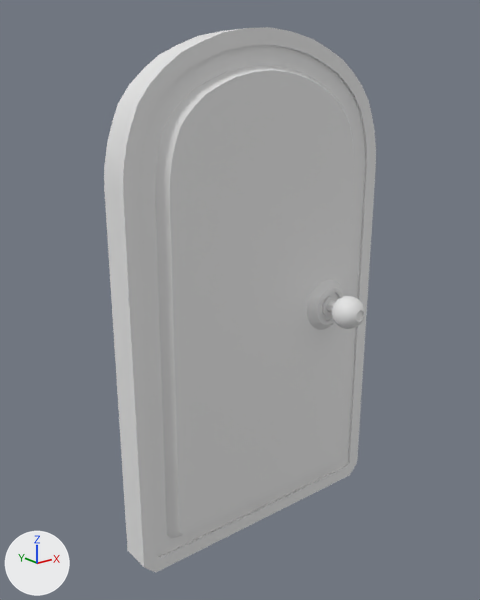
An edit to the FBX model Assets/Graphic/Tilemap 3D/Door_Interactable.fbx, drawn before and after from the same camera.
Camera for both pictures: a 50 mm camera at (-2.04, -1.63, 2.26) aimed at (-0.12, 0.77, 1.3). Lighting does not change. The marker at lower left points along +X, +Y and +Z. The picture after the commit comes second. Where no turn or scale is listed for an object, it has been applied to the vertices.

Objects in the first picture: 'Door.001'.
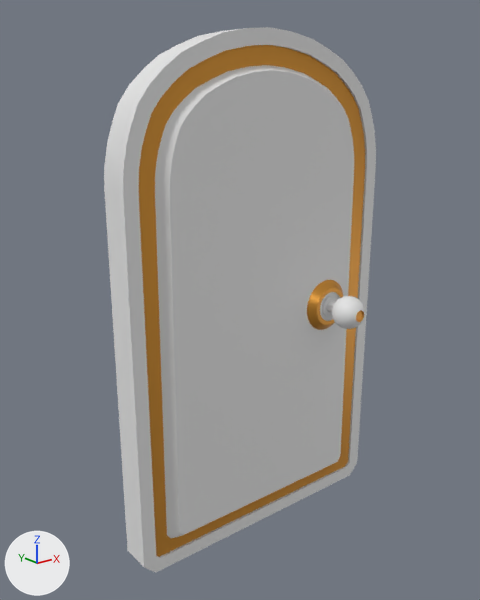
Changed parts and their boxes (x1, y1, x2, y2) in the pictures (480 x 600 px):
part 1 of me_cube_003, recoloured (white to orange)
    both: (307, 169, 365, 461)
part 2 of me_cube_003, recoloured (white to orange)
    both: (139, 45, 365, 192)
part 3 of me_cube_003, recoloured
    both: (156, 460, 345, 557)
part 4 of me_cube_003, recoloured (white to orange)
    both: (139, 191, 167, 552)
part 5 of me_cube_003, recoloured
    both: (339, 454, 348, 466)

What the commit changed:
Material 'Golden' (mat_golden) is new.
Its base color is (0.8, 0.358, 0.0499) (orange #e7a13f).
Its metallic is 0.663.
Its roughness is 0.401.
me_cube_003 has 921 vertices, 916 faces and spans x -0.75..0.75, y 0.45..0.89, z 0.05..2.53.
me_cube_003 is used by ob_door_001; location (0.0, 0.0, 0.0).
me_cube_003 part 1: 130 of the faces centred in x 0.27..0.64, y 0.45..0.85, z 1.03..1.32 switch from mat_door__material (white #e7e7e7) to mat_golden (orange #e7a13f).
me_cube_003 part 2: 46 of the faces centred in x -0.64..0.64, y 0.72..0.85, z 1.92..2.42 switch from mat_door__material (white #e7e7e7) to mat_golden (orange #e7a13f).
me_cube_003 part 3: 4 of the faces centred in x -0.63..0.0, y 0.72..0.85, z 0.16..0.17 switch from mat_door__material (white #e7e7e7) to mat_golden (orange #e7a13f).
me_cube_003 part 4: 2 of the faces centred in x -0.64, y 0.72..0.85, z 1.03 switch from mat_door__material (white #e7e7e7) to mat_golden (orange #e7a13f).
me_cube_003 part 5: 2 of the faces centred in x 0.63, y 0.72..0.85, z 0.17 switch from mat_door__material (white #e7e7e7) to mat_golden (orange #e7a13f).
